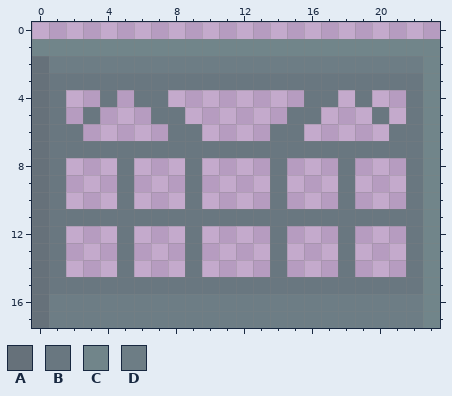
Two versions of one pixel-art file, Art Assets/Sprites/Playroom Decorations/Toy Crate.aseprite. Above: the version before the commit.
24x24 pixels, 1 frame. The old version is drawn lined up with the new one, on the new canvas.
Palette (. is transparent): A #66717a  B #697780  C #71858a  D #6d7d85
Pixels before, first column x 0:
 1 CCCCCCCCCCCCCCCCCCCCCCCC
 2 ADDDDDDDDDDDDDDDDDDDDDDC
 3 ABBBBBBBBBBBBBBBBBBBBBBC
 4 AB..B.BB........BB.B..BC
 5 AB.B...BB......BB...B.BC
 6 ABB.....BB....BB.....BBC
 7 ABBBBBBBBBBBBBBBBBBBBBBC
 8 AB...B...B....B...B...BC
 9 AB...B...B....B...B...BC
10 AB...B...B....B...B...BC
11 ABBBBBBBBBBBBBBBBBBBBBBC
12 AB...B...B....B...B...BC
13 AB...B...B....B...B...BC
14 AB...B...B....B...B...BC
15 ABBBBBBBBBBBBBBBBBBBBBBC
16 ADDDDDDDDDDDDDDDDDDDDDDC
17 ADDDDDDDDDDDDDDDDDDDDDDC
After the commit:
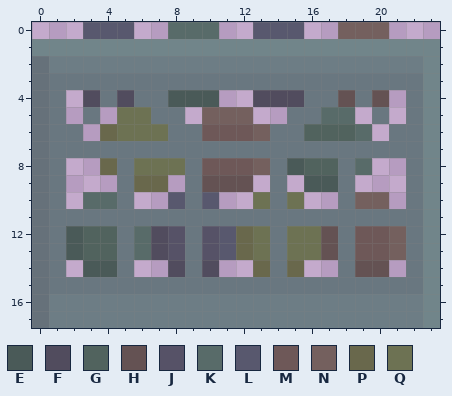
Colours new in this view: E #4a5a58  F #514c5e  G #51635e  H #645253  J #565267  K #586b69  L #58586e  M #6e5858  N #74605e  P #69684c  Q #6d7253
Message: Finished and imported toy crate sprite
Change:
canvas 24x24 -> 24x18, the old top-left corner now at 0,-6 (the part of the old canvas that was cut away was empty and is not shown)
y 0: x 3..5 ... -> LLL; x 8..10 ... -> KKK; x 13..15 ... -> LLL; x 18..20 ... -> NNN
y 4: x 3 . -> F; x 5 . -> F; x 8..10 ... -> EEE; x 13..15 ... -> FFF; x 18 . -> H; x 20 . -> H
y 5: x 5..6 .. -> QQ; x 10..12 ... -> NNN; x 17..18 .. -> KK
y 6: x 4..7 .... -> PQQQ; x 10..13 .... -> MMMN; x 16..19 .... -> GGGK
y 8: x 4 . -> P; x 6..8 ... -> QQQ; x 10..13 .... -> MMMN; x 15..17 ... -> EGG; x 19 . -> K
y 9: x 6..7 .. -> PP; x 10..12 ... -> HHH; x 16..17 .. -> EE
y 10: x 3..4 .. -> KK; x 8 . -> L; x 10 . -> L; x 13 . -> Q; x 15 . -> Q; x 19..20 .. -> NN
y 12..13: x 2..4 ... -> EGG; x 6..8 ... -> KFJ; x 10..13 .... -> JLPQ; x 15..17 ... -> QQH; x 19..21 ... -> MMN
y 14: x 3..4 .. -> EE; x 8 . -> F; x 10 . -> F; x 13 . -> P; x 15 . -> P; x 19..20 .. -> HH
Pixel boxes of the changes (left, top, right, bottom) in both pictures:
added: (66, 22, 406, 277)
